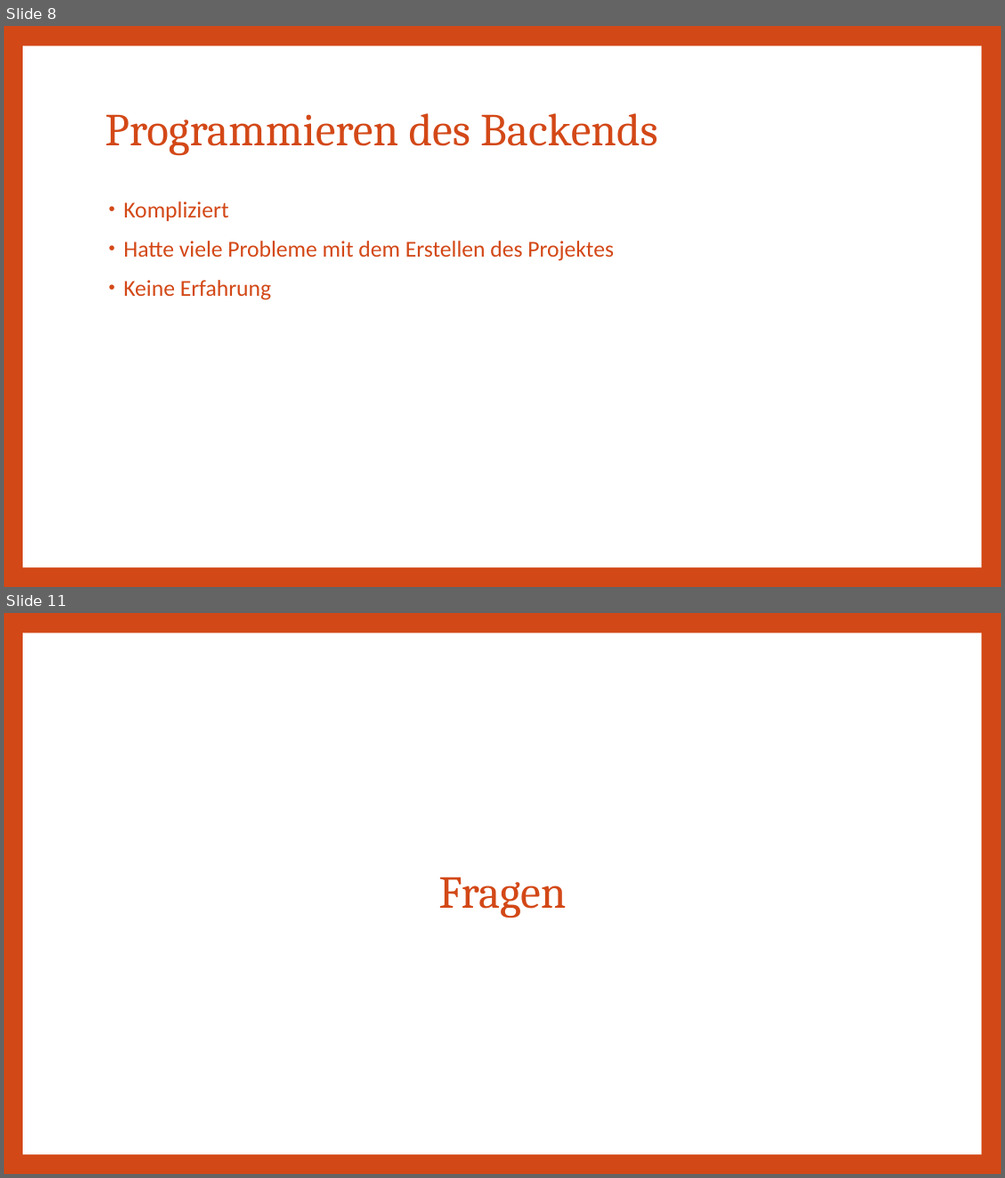
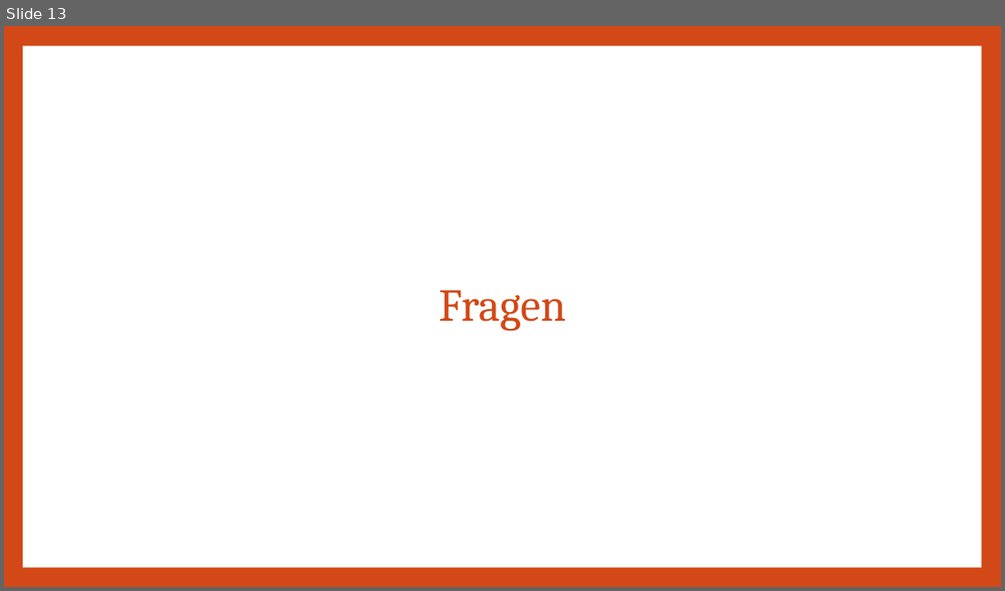
Before and after one commit to Lio396/AbgabeDossierProjekt, a slide deck: 04_Präsentation/VueJS_Laravel_website.pptx. Shown one above the other, each under a label of ours: slides 8 and 11 before the commit, slide 13 after it; the slides between them are not shown. The pictures are 1005x1178 and 1005x591 pixels, drawn with LibreOffice and Linux fonts; fonts in the diff are those of the drawing. Boxes give left, top, right and bottom in pixels: in the first picture for what was removed or moved away, otherwise in the second. Text is boxed around its words. In the diff, an @@ line names an element or a change of style, - is before the commit and + after.

Commit message:
Projekt12

```diff
--- a/04_Präsentation/VueJS_Laravel_website.pptx
+++ b/04_Präsentation/VueJS_Laravel_website.pptx
@@ slide 8 removed at <box>4,26,1001,587</box>, background #D34817; not listed: 1 template element that a slide beside it also shows @@
@@ title removed at <box>105,113,658,156</box> @@
-Programmieren des Backends
@@ text removed at <box>123,201,614,300</box> @@
-• Kompliziert
-• Hatte viele Probleme mit dem Erstellen des Projektes
-• Keine Erfahrung
@@ what was slide 11 is now slide 13 @@
```
Also in this commit, not shown: 8 slides changed, 5 slides added, 1 other slide removed, 4 other files.
